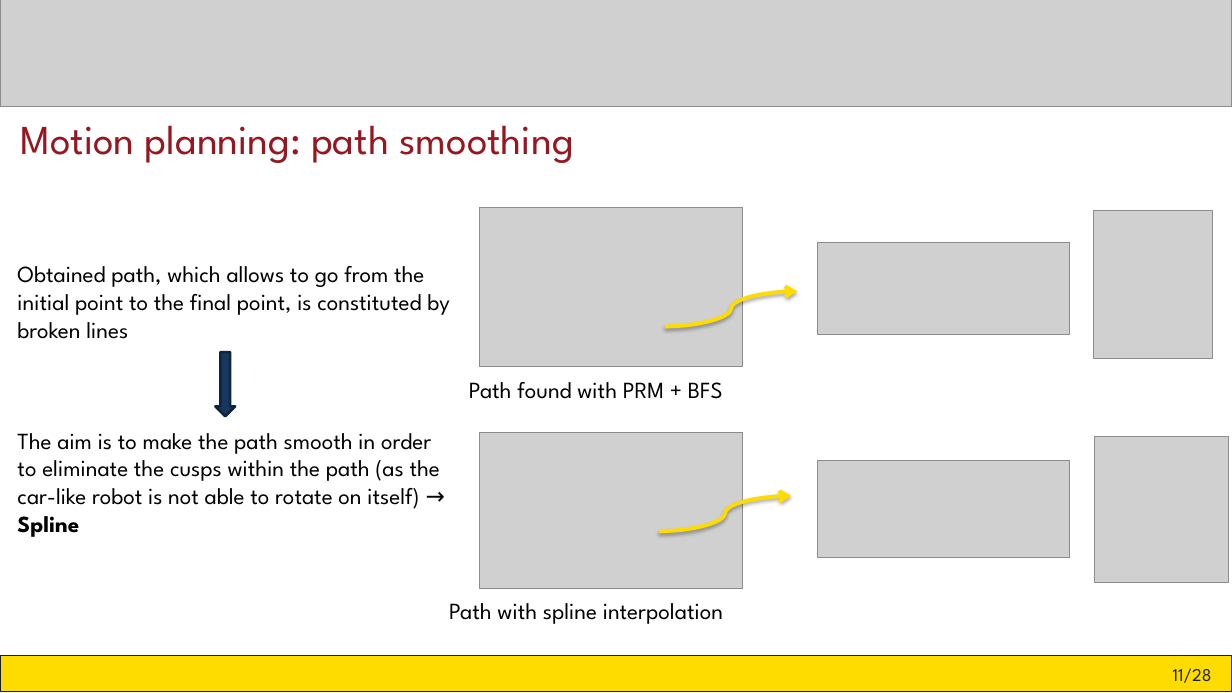
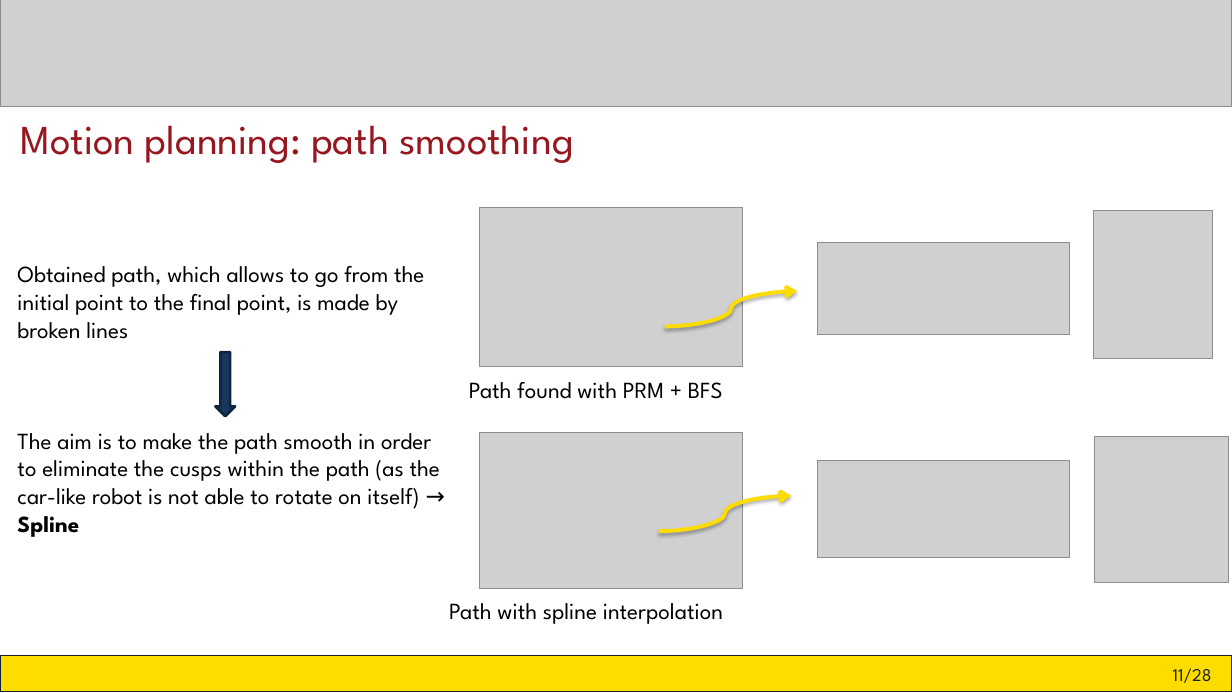
Before and after one commit to PaoloMaisto/FSR_Project_2024, a slide deck: slide 11 of PROJECT FSR.pptx. Drawn at 1232x693 pixels with LibreOffice and Linux fonts; fonts in the diff are those of the drawing; grey boxes stand for pictures. Boxes give left, top, right and bottom in pixels: in the first picture for what was removed or moved away, otherwise in the second. Text is boxed around its words. In the diff, an @@ line names an element or a change of style, - is before the commit and + after.

```diff
--- a/PROJECT FSR.pptx
+++ b/PROJECT FSR.pptx
@@ text at [17, 266, 424, 339]: text changed @@
-Obtained path, which allows to go from the initial point to the final point, is constituted by broken lines
+Obtained path, which allows to go from the initial point to the final point, is made by broken lines
```
Also in this commit, not shown: 4 other slides changed, 1 other file.
